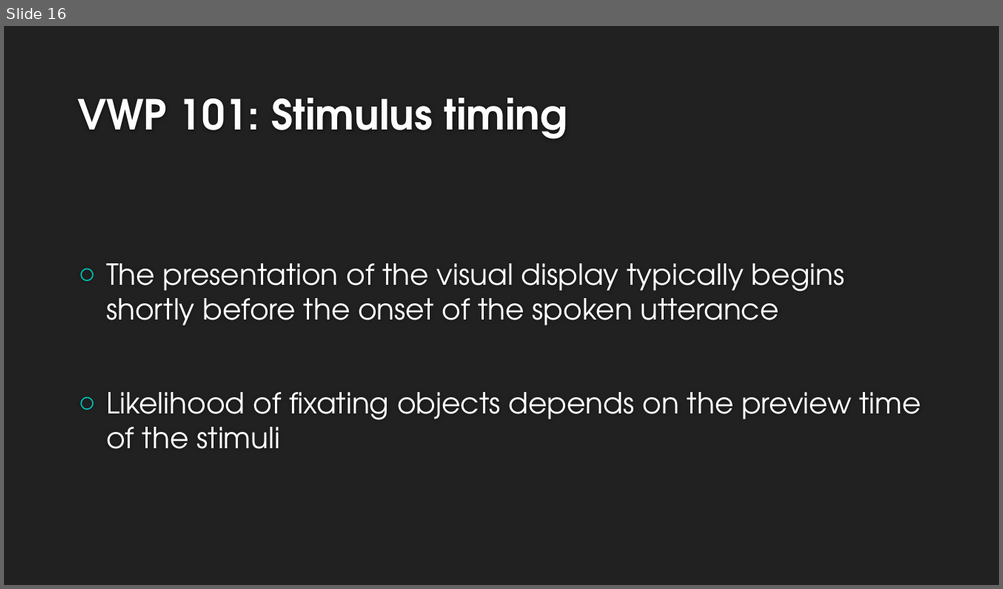
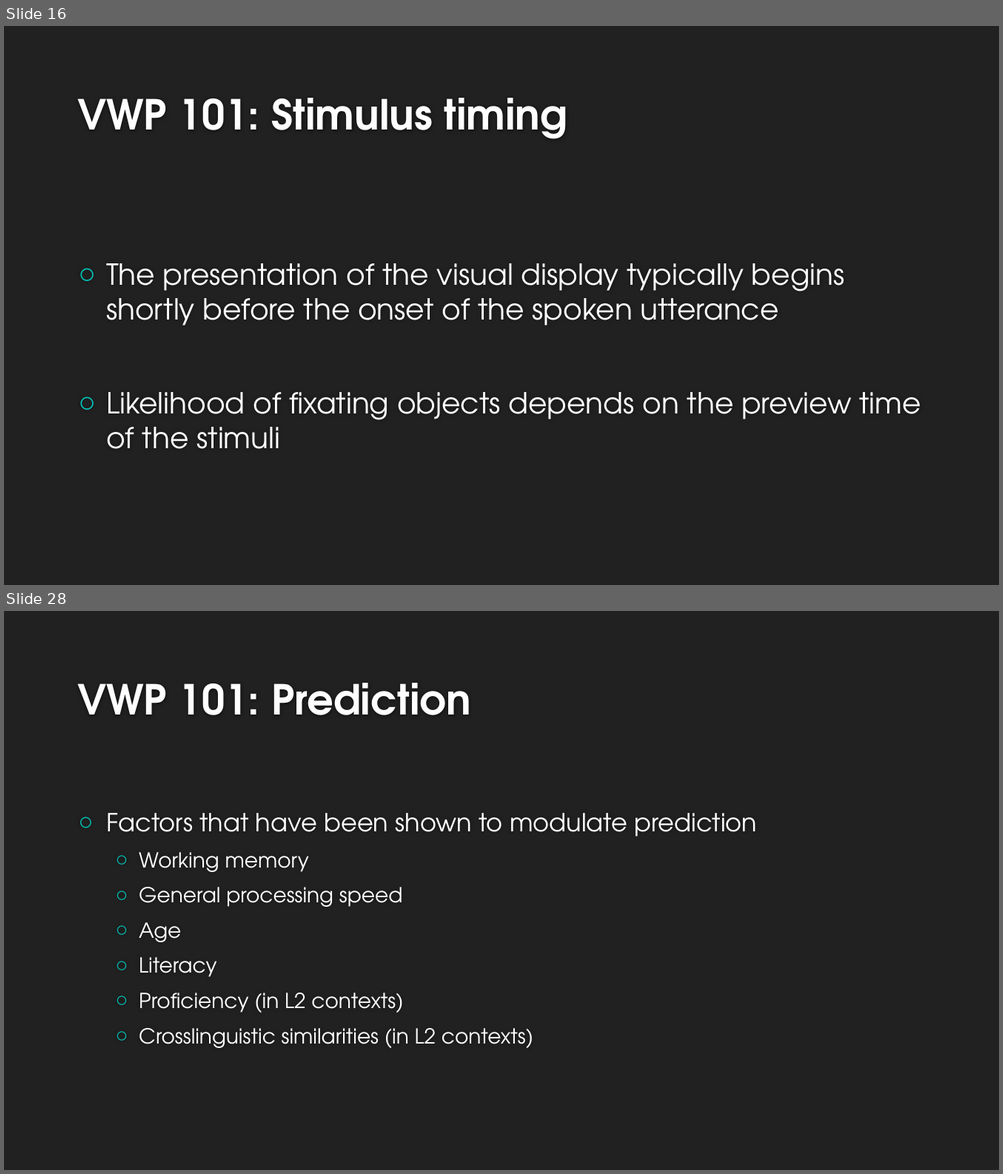
Before and after one commit to allisoct/ETLR23-24, a slide deck: slides/Day3.pptx. Shown one above the other, each under a label of ours: slide 16 before the commit, slides 16 and 28 after it; the slides between them are not shown. The pictures are 1003x589 and 1003x1174 pixels, drawn with LibreOffice and Linux fonts; fonts in the diff are those of the drawing; background and template pictures are left out. Boxes give left, top, right and bottom in pixels: in the first picture for what was removed or moved away, otherwise in the second. Text is boxed around its words. In the diff, an @@ line names an element or a change of style, - is before the commit and + after.

```diff
--- a/slides/Day3.pptx
+++ b/slides/Day3.pptx
@@ slide 28 added at [4, 611, 999, 1170], background #212121 @@
@@ title added at [77, 683, 471, 715], 40 pt, text #FEFEFE, bold @@
+VWP 101: Prediction
@@ text added at [106, 813, 757, 1048], 20 pt, text #FFFFFF @@
+○ Factors that have been shown to modulate prediction
+  ○ Working memory
+  ○ General processing speed
+  ○ Age
+  ○ Literacy
+  ○ Proficiency (in L2 contexts)
+  ○ Crosslinguistic similarities (in L2 contexts)
```
Also in this commit, not shown: 2 slides changed, 15 other slides added, 1 slide removed.
